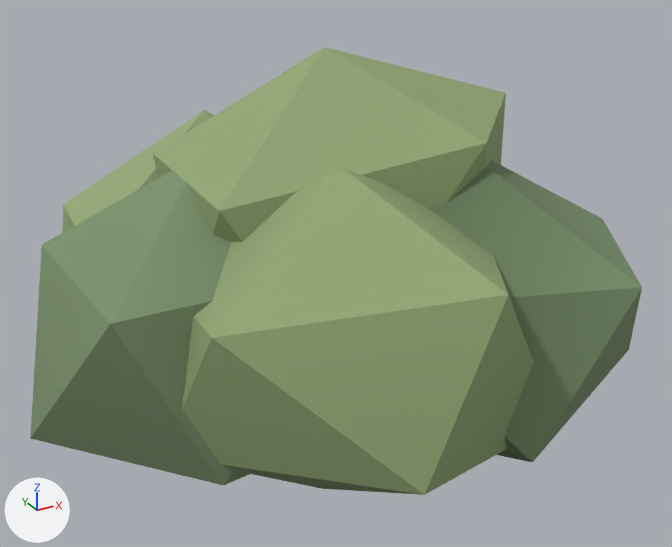
One commit to the glTF model public/assets/models/shrub.glb: the scene before it, then after it.
Camera for both pictures: a 50 mm lens placed at (-0.554, -1.037, 0.753), pointed at (-0.003, -0.036, 0.253). Arrows for +X, +Y and +Z are at lower left; the lights stay in place. The older version comes first. Vertices at exactly the same position are counted once.

Names of what the first picture shows: 'shrub.004'.
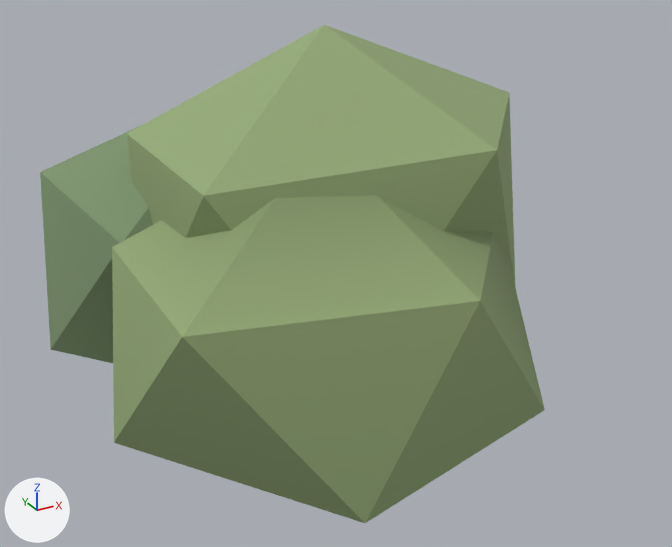
Patch to the scene script:
```diff
--- a/public/assets/models/shrub.glb.py
+++ b/public/assets/models/shrub.glb.py
@@ me_icosphere_2030 @@
 # used by ob_shrub_004; location = (0.0, 0.0, 0.0)
-me_icosphere_2030.from_pydata(...)  # 82 vertices, 136 faces; spans x -0.42..0.35, y -0.399..0.389, z -0.006..0.544
+me_icosphere_2030.from_pydata(...)  # 46 vertices, 76 faces; spans x -0.352..0.288, y -0.367..0.372, z -0.013..0.572
+# me_icosphere_2030 part 1: the loose piece of 12 vertices spanning x -0.212..0.272, y -0.225..0.213, z 0.139..0.544 is rebuilt with 12 vertices and now spans x -0.258..0.288, y -0.24..0.234, z 0.11..0.572
+# me_icosphere_2030 part 2: the loose piece of 12 vertices spanning x -0.42..0.053, y -0.249..0.199, z 0.043..0.434 is rebuilt with 12 vertices and now spans x -0.341..0.178, y -0.367..0.111, z -0.013..0.469
+# me_icosphere_2030 part 3: the loose piece of 12 vertices spanning x -0.168..0.35, y -0.076..0.389, z 0.034..0.484 is rebuilt with 12 vertices and now spans x -0.352..0.211, y -0.116..0.372, z 0.007..0.492
+# me_icosphere_2030 part 4: the loose piece of 12 vertices spanning x -0.306..0.163, y -0.399..0.026, z 0.018..0.452 is deleted
+# me_icosphere_2030 part 5: the loose piece of 12 vertices spanning x -0.334..0.113, y -0.074..0.371, z -0.006..0.438 is deleted
+# me_icosphere_2030 part 6: the loose piece of 12 vertices spanning x -0.1..0.341, y -0.367..0.059, z -0.004..0.449 is deleted
 me_icosphere_2030.materials.append(mat_way_vertex_palette)
```

Changed parts and their boxes (x1, y1, x2, y2) in the pictures (672 x 547 px):
'shrub.004', reshaped (17% narrower, 11% taller)
    before: (30, 47, 642, 495)
    after: (40, 25, 545, 523)
part 1 of me_icosphere_2030, rebuilt
    before: (153, 47, 506, 242)
    after: (127, 25, 515, 284)
part 2 of me_icosphere_2030, rebuilt
    before: (30, 171, 255, 485)
    after: (112, 195, 545, 523)
part 3 of me_icosphere_2030, rebuilt (not visible before)
    after: (40, 127, 153, 363)
part 4 of me_icosphere_2030, deleted (green)
    before: (162, 169, 533, 495)
part 5 of me_icosphere_2030, deleted (green)
    before: (62, 110, 214, 233)
part 6 of me_icosphere_2030, deleted (green)
    before: (430, 161, 642, 462)
